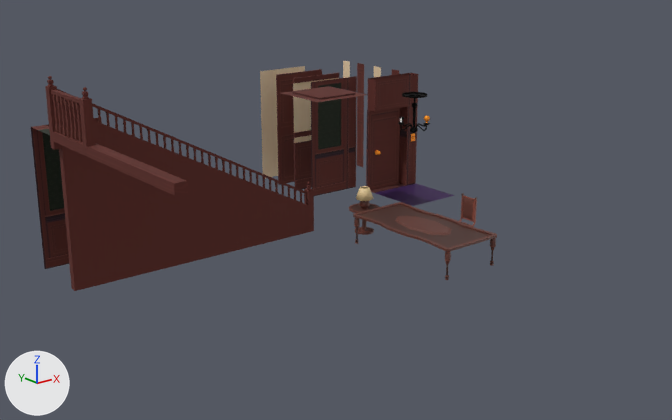
A saved change to the FBX model Assets/Models/Buil01.fbx.
Rendered twice from a camera (50 mm lens) standing at (-19.76, -20.81, 9.23) and looking at (-4.26, -1.43, 1.48). Lighting does not change. The marker at lower left points along +X, +Y and +Z. The picture after the commit comes second. Where no turn or scale is listed for an object, it has been applied to the vertices.

The older version as bpy lines, for what is in view:
```python
me_cube_011 = bpy.data.meshes.new('Cube.011')
me_cube_011.from_pydata(...)  # 12 vertices, 7 faces; spans x -1.0..1.0, y 0.0..0.03, z 0.0..4.0
# faces by material slot: [6, 1]
me_cube_011.materials.append(mat_wall01)  # picture img_wall_01_psd
me_cube_011.materials.append(mat_tapisserie01)  # picture img_tapisserie01_png
me_cube_048 = bpy.data.meshes.new('Cube.048')
me_cube_048.from_pydata(...)  # 284 vertices, 257 faces; spans x -0.12..0.1, y -1.85..0.15, z -0.05..1.34
me_cube_048.materials.append(mat_wall01)  # picture img_wall_01_psd
me_plane_012 = bpy.data.meshes.new('Plane.012')
me_plane_012.from_pydata([(-1.0, -1.0, 0.0), (1.0, -1.0, 0.0), (-1.0, 1.0, 0.0), (1.0, 1.0, 0.0)], [], [(0, 1, 3, 2)])
me_plane_012.materials.append(mat_wood_tile)  # dark purple #310f4b
ob_ground0 = bpy.data.objects.new('Ground0', me_plane_012)
ob_ground0.location = (2.0, 2.0, 0.0)
ob_stairsbarrier0 = bpy.data.objects.new('StairsBarrier0', me_cube_048)
ob_stairsbarrier0.location = (-11.1, 0.85, 4.25)
ob_wall1_001 = bpy.data.objects.new('Wall1.001', me_cube_011)
ob_wall1_001.location = (-10.0, 3.0, 0.0)
# also in view: 'Wall1' at (0.0, 4.02, 2.0); 'Ceiling03' at (-2.0, 2.0, 4.03); 'DoorFrame03' at (2.0, 3.2, 2.0); 'WallLongAngle0' at (3.0, 6.15, 2.0); 'stairs_ground_ramp' at (-11.05, -2.0, 4.12)
```
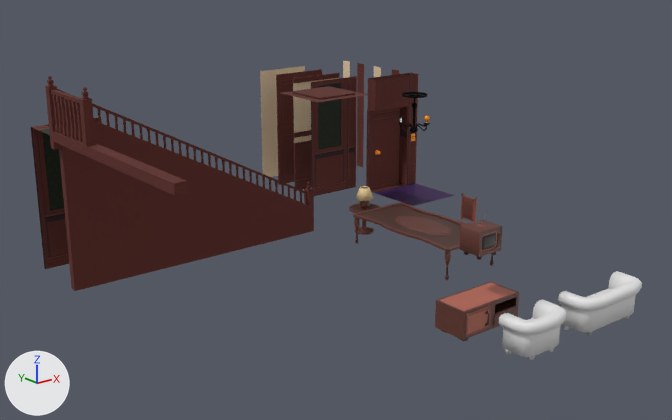
Location of each change, [x1, y1, x2, y2] in pixels of the pictures (672 x 420 px):
```json
{"object": "TV_Furniture", "change": "added", "after": [435, 282, 519, 341], "on screen": "brown"}
{"object": "Sofa", "change": "added", "after": [558, 271, 642, 335]}
{"object": "Couch", "change": "added", "after": [499, 299, 567, 360]}
{"object": "TV_01", "change": "added", "after": [460, 213, 502, 260], "on screen": "brown"}
{"object": "TV_01_Glass", "change": "added", "after": [482, 233, 496, 250]}
```

The change, as JSON lines over the scene's bpy script:
```json
{"op": "add", "block": "mat_sofa", "code": ["mat_sofa = principled_material('Sofa')", "mat_sofa.base_color = (0.8, 0.8, 0.8)  # white #e7e7e7", "mat_sofa.roughness = 0.758"]}
{"op": "add", "block": "me_cube_090", "code": ["me_cube_090 = bpy.data.meshes.new('Cube.090')", "me_cube_090.from_pydata(...)  # 270 vertices, 218 faces; spans x -0.375..0.375, y -0.305..0.303, z 0.0..0.984", "me_cube_090.materials.append(mat_props01)  # picture img_props01_psd"]}
{"op": "add", "block": "me_cube_069", "code": ["me_cube_069 = bpy.data.meshes.new('Cube.069')", "me_cube_069.from_pydata(...)  # 696 vertices, 659 faces; spans x -0.77..0.77, y -0.52..0.37, z 0.0..0.95", "me_cube_069.materials.append(mat_sofa)  # its picture is missing"]}
{"op": "add", "block": "me_cube_091", "code": ["me_cube_091 = bpy.data.meshes.new('Cube.091')", "me_cube_091.from_pydata(...)  # 24 vertices, 17 faces; spans x -0.257..0.189, y -0.287..-0.266, z 0.243..0.552", "me_cube_091.materials.append(mat_props01)  # picture img_props01_psd"]}
{"op": "add", "block": "me_cube_097", "code": ["me_cube_097 = bpy.data.meshes.new('Cube.097')", "me_cube_097.from_pydata(...)  # 715 vertices, 683 faces; spans x -1.17..1.17, y -0.52..0.37, z 0.0..0.95", "me_cube_097.materials.append(mat_sofa)  # its picture is missing"]}
{"op": "add", "block": "me_cube_075", "code": ["me_cube_075 = bpy.data.meshes.new('Cube.075')", "me_cube_075.from_pydata(...)  # 240 vertices, 228 faces; spans x -0.93..0.93, y -0.61..0.4, z -5.64..-4.85", "me_cube_075.materials.append(mat_props01)  # picture img_props01_psd"]}
{"op": "add", "block": "ob_tv_01", "code": ["ob_tv_01 = bpy.data.objects.new('TV_01', me_cube_090)", "ob_tv_01.location = (-4.51, -7.07, 1.83)"]}
{"op": "add", "block": "ob_couch", "code": ["ob_couch = bpy.data.objects.new('Couch', me_cube_069)", "ob_couch.location = (-4.51, -8.76, 0.02)"]}
{"op": "add", "block": "ob_tv_01_glass", "code": ["ob_tv_01_glass = bpy.data.objects.new('TV_01_Glass', me_cube_091)", "ob_tv_01_glass.location = (-4.51, -7.07, 1.83)"]}
{"op": "add", "block": "ob_sofa", "code": ["ob_sofa = bpy.data.objects.new('Sofa', me_cube_097)", "ob_sofa.location = (-2.07, -8.76, 0.02)"]}
{"op": "add", "block": "ob_tv_furniture", "code": ["ob_tv_furniture = bpy.data.objects.new('TV_Furniture', me_cube_075)", "ob_tv_furniture.location = (-4.51, -7.01, 5.64)"]}
```
